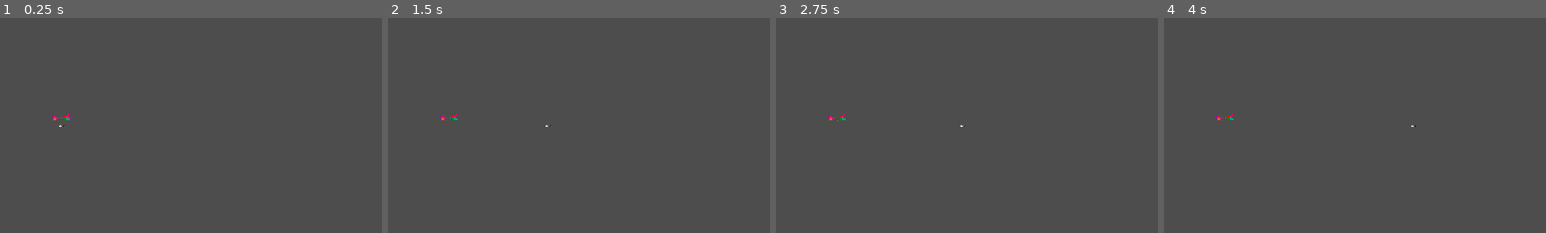
Above: before the commit, frames 1-4 (left to right).
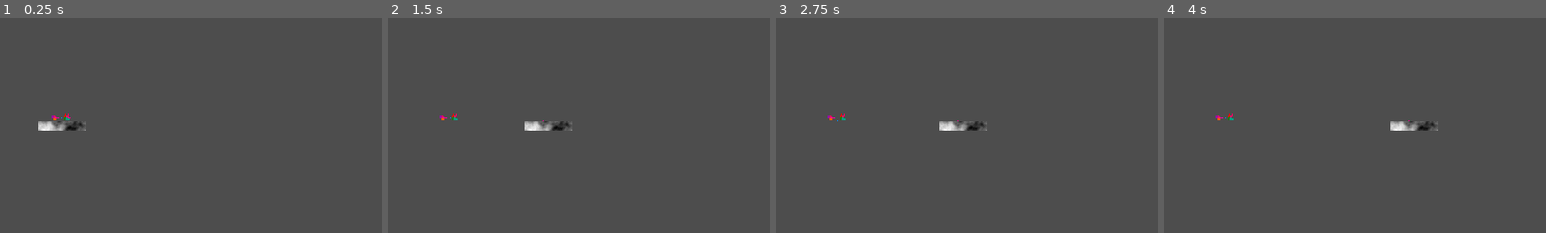
Above: after the commit, the same moments.

Repository: dadames/GMTK2024
Game: Godot game, scene res://Game/game.tscn
The game is run twice, just before and just after one commit, with the same random seed, the same clock (stepped at 60 frames per second) and the same inputs. This scene is started directly instead of the project's main scene.
Inputs:
- Up to frame 1 (0.25 s): no input
- Up to frame 2 (1.5 s): tap Enter at 0.5 s; hold Right (ui_right) 0.53-1.28 s; hold 0 0.53-1.28 s; tap Space at 1.25 s; hold Left (ui_left) from 1.28 s (still down); tap 0 at 1.35 s
- Up to frame 3 (2.75 s): tap Enter at 2 s; release Left (ui_left) at 2.03 s; hold Right (ui_right) from 2.03 s (still down); hold 0 from 2.03 s (still down)
- Up to frame 4 (4 s): tap Space at 2.75 s; release 0 at 2.78 s; tap 0 at 2.85 s; tap Enter at 3.5 s; release Right (ui_right) at 3.53 s; hold Left (ui_left) from 3.53 s (still down); hold 0 from 3.53 s (still down)
The pictures show only the part of the screen within x 42-92%, y 26-76%; the shares and areas given below are measured in that part.

The runs differ from the first frame. In frame 1, 0.4% of the frame differs, in the area x 10-23%, y 48-53%; in frame 2, 0.4%, in the area x 35-49%, y 47-53%; in frame 3, 0.4%; in frame 4, 0.4%.

Commit message:
Scale paddle with level scale (on ready atm)

Diff:
--- a/Game/Paddle/paddle.gd
+++ b/Game/Paddle/paddle.gd
@@ -9,15 +9,19 @@
 @export var width: int = 5:
 	set(value):
 		width = value
+		sprite.texture.width = Globals.BLOCK_PIXELS * width
+		(collider.shape as RectangleShape2D).size.x = Globals.BLOCK_PIXELS * width
 		_ready()
 
 @onready var sprite: Sprite2D = $Sprite2D
 @onready var body: PhysicsBody2D = $StaticBody2D
 @onready var collider: CollisionShape2D = $StaticBody2D/CollisionShape2D
 
+func set_level_scale(level_scale: int) -> void:
+	scale = 2.0 ** -level_scale * Vector2.ONE
+
 func _ready() -> void:
-	sprite.texture.width = Globals.BLOCK_PIXELS * width
-	(collider.shape as RectangleShape2D).size.x = Globals.BLOCK_PIXELS * width
+	set_level_scale(get_tree().get_nodes_in_group("Level").front().levelScale)
 
 func _process(_delta: float) -> void:
 	if OS.is_debug_build() && !Engine.is_editor_hint() && Input.is_key_pressed(KEY_0):
@@ -41,8 +45,8 @@
 func consume_brick(brick: Brick, destination: Vector2i) -> void:
 	add_child(brick)
 
-	#var position_offset := Globals.BLOCK_PIXELS * (destination as Vector2 - Vector2(0.5, 0.5))
-	var position_offset := Globals.BLOCK_PIXELS * destination as Vector2
+	var position_offset := Globals.BLOCK_PIXELS * (destination as Vector2 - Vector2(0.5, 0.5))
+	#var position_offset := Globals.BLOCK_PIXELS * destination as Vector2
 
 	for child_1 in brick.get_children():
 		if child_1 is SemiBrick:
